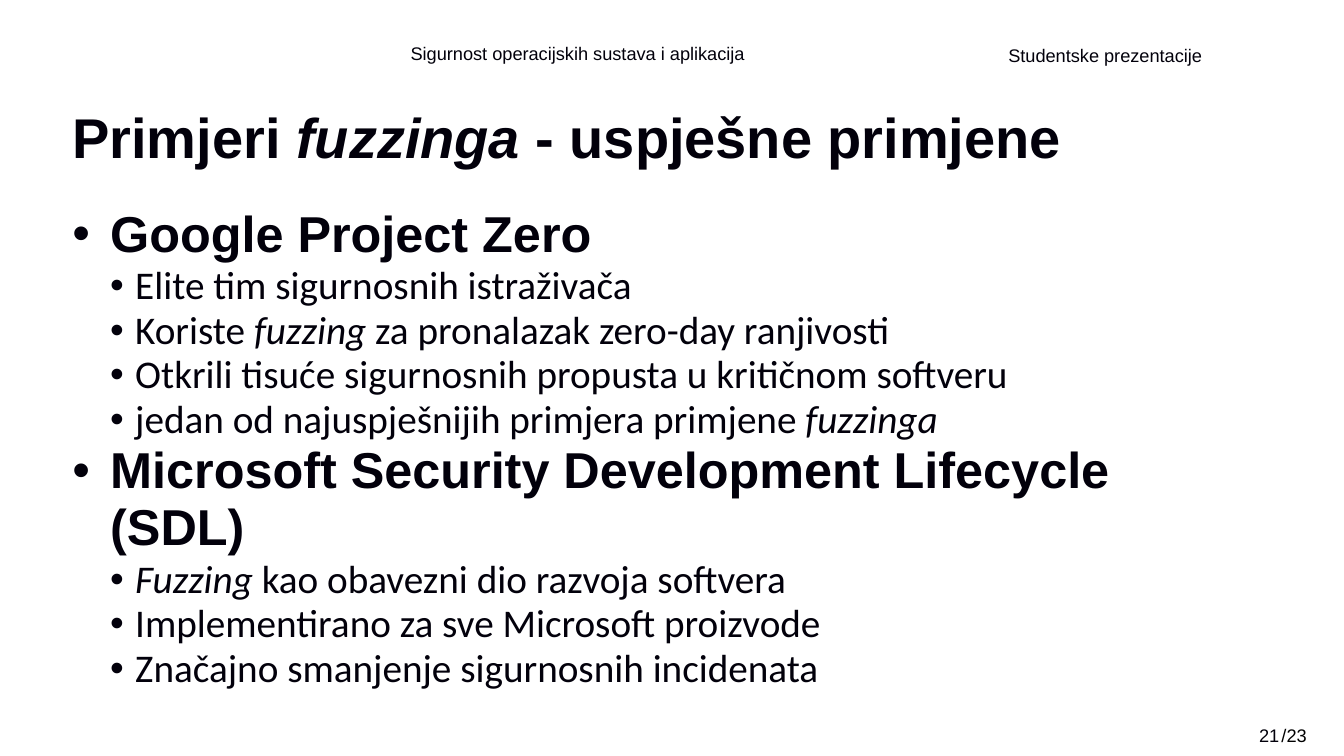
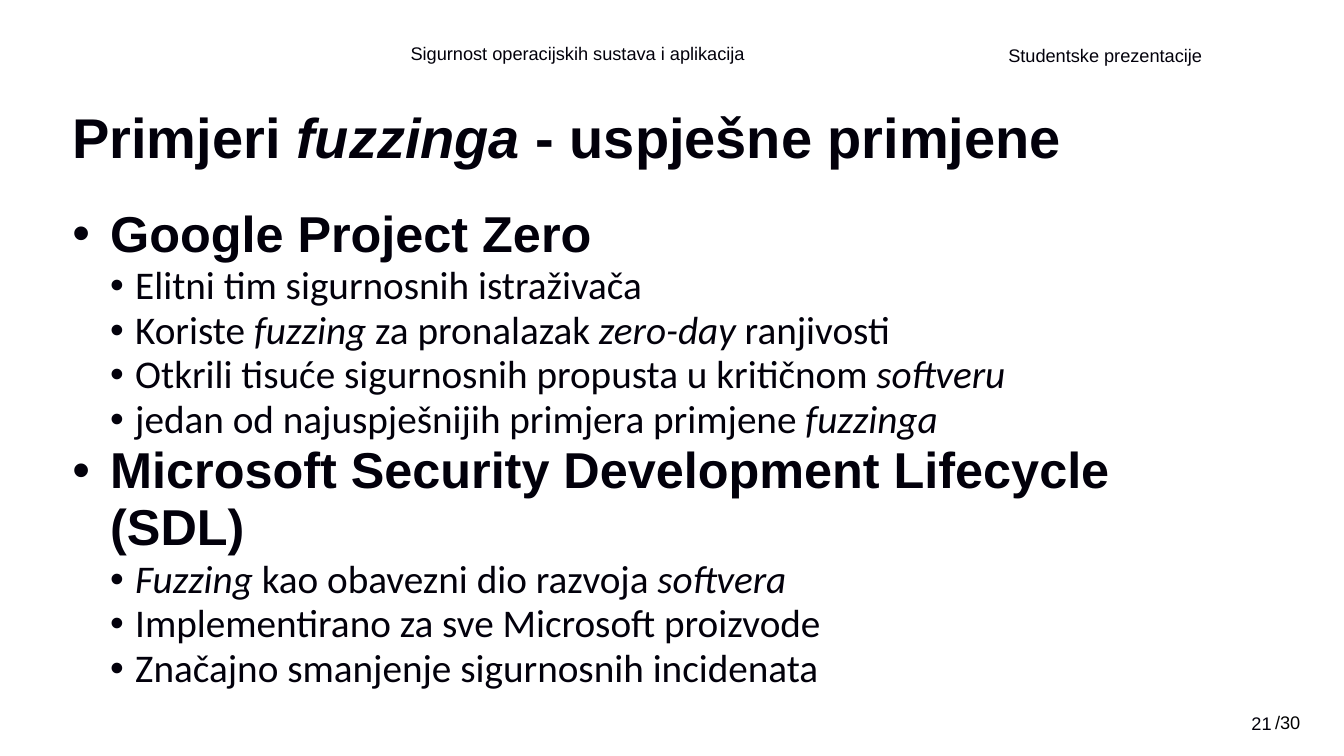
Before and after one commit to Gl1tc6/FER_diplomski, a slide deck: slide 21 of 2semestar/SOSA/SOSA Studentske prezentacije - DAK_Fuzzing.pptx. Drawn at 1344x756 pixels with LibreOffice and Linux fonts; fonts in the diff are those of the drawing; background and template pictures are left out. Boxes give left, top, right and bottom in pixels: in the first picture for what was removed or moved away, otherwise in the second. Text is boxed around its words. In the diff, an @@ line names an element or a change of style, - is before the commit and + after.

```diff
--- a/2semestar/SOSA/SOSA Studentske prezentacije - DAK_Fuzzing.pptx
+++ b/2semestar/SOSA/SOSA Studentske prezentacije - DAK_Fuzzing.pptx
@@ text at (x1=135, y1=271, x2=642, y2=306): text changed @@
-  • Elite tim sigurnosnih istraživača
+  • Elitni tim sigurnosnih istraživača
@@ text at (x1=135, y1=316, x2=1005, y2=600): italic on in "zero-day", "softveru", "softvera" @@
@@ page number moved from (x1=1259, y1=729, x2=1279, y2=742) to (x1=1251, y1=717, x2=1271, y2=730) @@
@@ text added at (x1=1275, y1=715, x2=1300, y2=730), 13 pt, text #000000 @@
+/30
@@ text removed at (x1=1281, y1=728, x2=1306, y2=742) @@
-/23
```
Also in this commit, not shown: 26 other slides changed, 47 other files.
